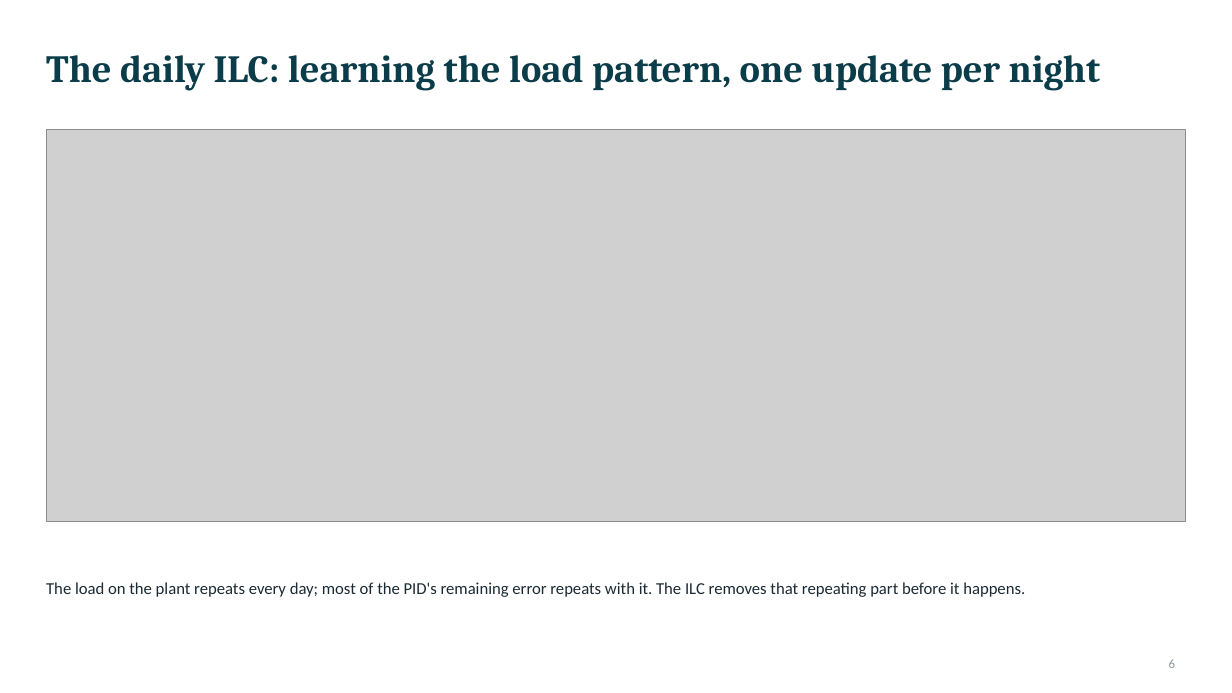
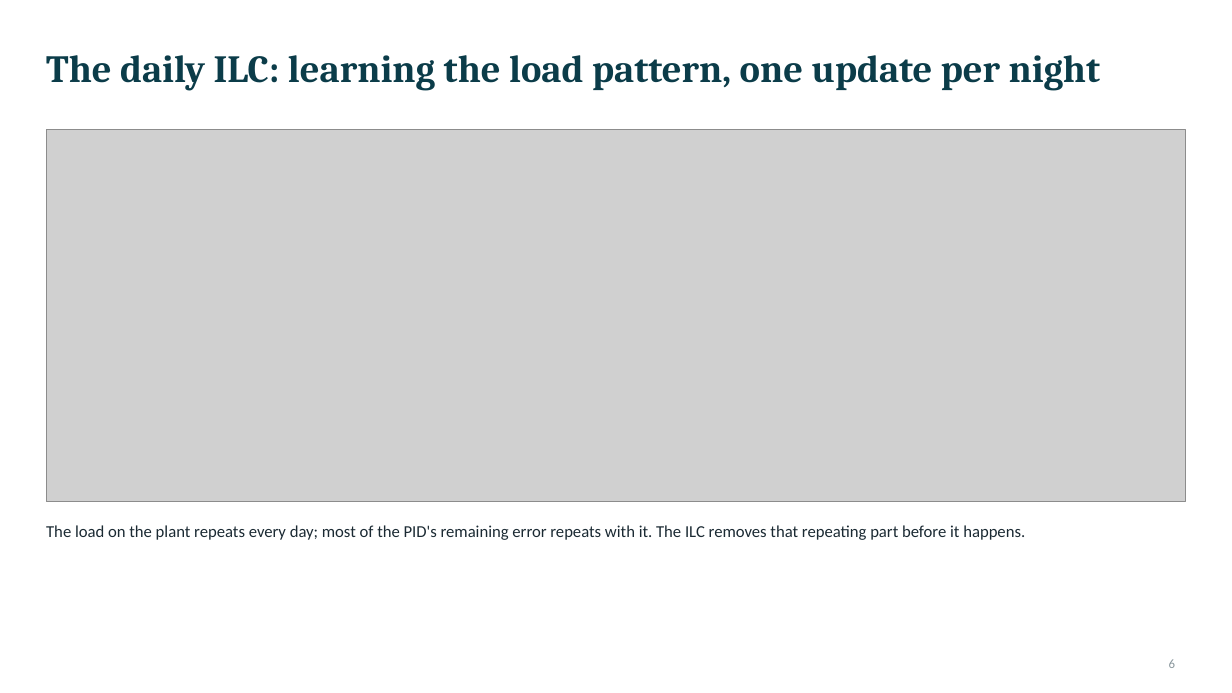
Before and after one commit to Amritha902/water_resource, a slide deck: slide 6 of docs/Paper1_Architecture_Deck.pptx. Drawn at 1232x693 pixels with LibreOffice and Linux fonts; fonts in the diff are those of the drawing; grey boxes stand for pictures. Boxes give left, top, right and bottom in pixels: in the first picture for what was removed or moved away, otherwise in the second. Text is boxed around its words. In the diff, an @@ line names an element or a change of style, - is before the commit and + after.

```diff
--- a/docs/Paper1_Architecture_Deck.pptx
+++ b/docs/Paper1_Architecture_Deck.pptx
@@ picture resized from (x1=46, y1=129, x2=1186, y2=521) to (x1=46, y1=129, x2=1186, y2=502) @@
@@ text "The load on the plant ..." moved from (x1=46, y1=582, x2=1025, y2=597) to (x1=46, y1=525, x2=1025, y2=540) @@
```
Also in this commit, not shown: 6 other slides changed, 1 slide added, 1 slide removed, 16 other files.
